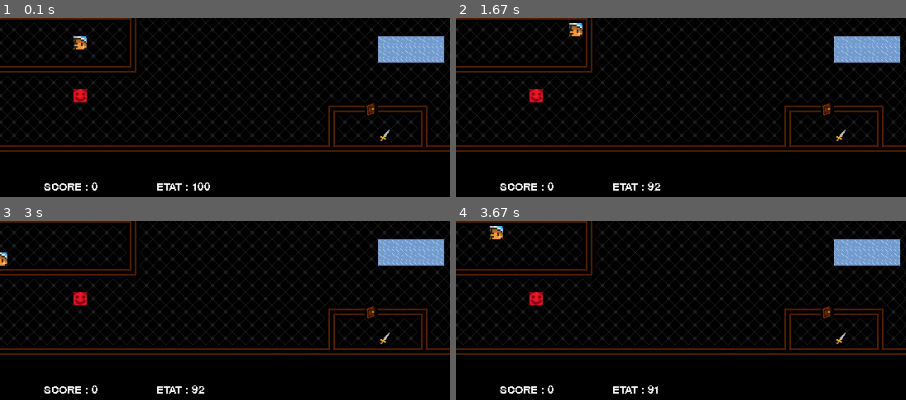
Above: before the commit, frames 1-4 (two rows, left to right).
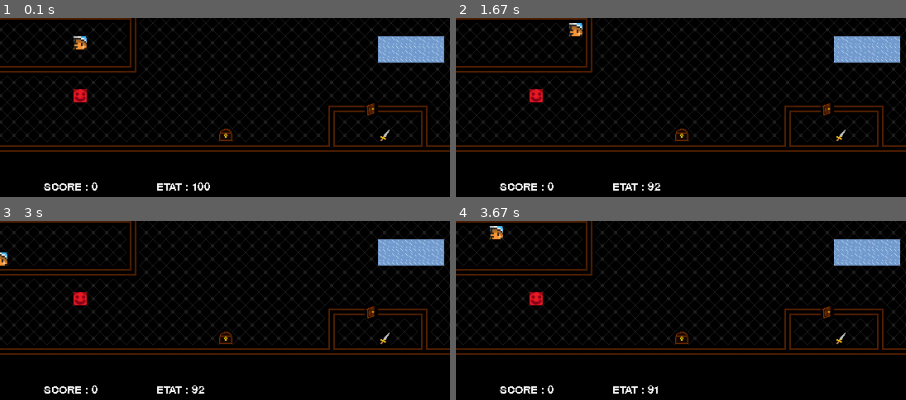
Above: after the commit, the same moments.

Repository: LouisJustinTALLOT/Hackathon-Bellon-Gstalter-Tallot
Game: pygame game, started from main.py
The game is run twice, just before and just after one commit, with the same random seed, the same clock (stepped at 60 frames per second) and the same inputs.
Inputs:
- Up to frame 1 (0.1 s): no input
- Up to frame 2 (1.67 s): hold Right 0.33-0.8 s; hold Up 0.83-1.13 s; hold Right 1.17-1.63 s
- Up to frame 3 (3 s): hold Left 1.67-2.2 s; hold Down 2.23-2.53 s; hold Left 2.57-2.97 s
- Up to frame 4 (3.67 s): hold Up 3-3.37 s; hold Right from 3.4 s (still down)
The pictures show only the part of the screen within x 39-89%, y 50-100%; the shares and areas given below are measured in that part.

The runs differ from the first frame. In frame 1, 0.1% of the frame differs, in the area x 48-52%, y 61-69%; in frame 2, 0.1%; in frame 3, 0.1%; in frame 4, 0.1%.

Commit message:
on ajoute un coffre, sans fonctionnalité pour l'instant

Diff:
--- a/levels/level_1.txt
+++ b/levels/level_1.txt
@@ -20,5 +20,5 @@
 |                               M                                  |
 |                                                  [--P---]        |
 |    h                   $                         |      |        |
-|                                                  |   !  |        |
+|                                          C       |   !  |        |
 L--------------------------------------------------t------t--------/
--- a/main.py
+++ b/main.py
@@ -58,7 +58,8 @@
           pg.image.load("images/herbe_2.png"),
           pg.image.load("images/fusee.png"),
           pg.image.load("images/glace.png"),
-          pg.image.load("images/glace_1.png")
+          pg.image.load("images/glace_1.png"),
+          pg.image.load("images/coffre.png")
 ] #images à afficher
 messages = [pg.image.load("images/perdu.png"),
             pg.image.load("images/bravo.png"),
--- a/src/get_levels.py
+++ b/src/get_levels.py
@@ -93,6 +93,9 @@
     if car == "g":
         return 43
 
+    if car == "C":
+        return 45
+
     return 0
 
 class Level:
Binary file added: images/coffre.png
Not shown, changed: quickref.md
